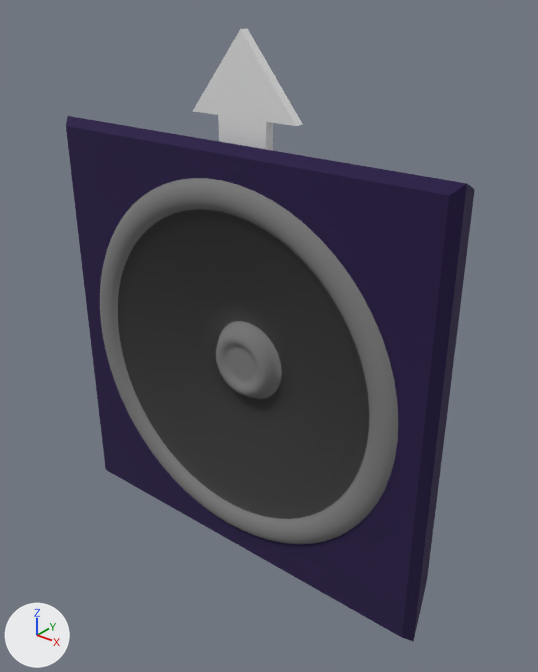
The glTF model share/covise/icons/speaker.glb, before and after one commit.
Before and after are seen from a 50 mm camera at (0.652, -1.095, 0.528) aimed at (-0.016, -0.261, 0.01). Arrows for +X, +Y and +Z are at lower left; the lights stay in place. The first picture is the older version. Where no turn or scale is listed for an object, it has been applied to the vertices.

Script lines for the objects in view, before the commit:
```python
mat_speakerbody = principled_material('SpeakerBody')
mat_speakerbody.base_color = (0.018, 0.00637, 0.0602)  # dark purple #241345
mat_speakerbody.roughness = 1.0
me_mesh = bpy.data.meshes.new('Mesh')
me_mesh.from_pydata(...)  # 1345 vertices, 2624 faces; spans x -0.286..0.286, y -0.387..-0.33, z -0.286..0.286
# faces by material slot: [1856, 768]
me_mesh.materials.append(mat_speakercover)  # grey #7c7c7c
me_mesh.materials.append(mat_speakerinner)  # dark grey #343434
me_plane = bpy.data.meshes.new('Plane')
me_plane.from_pydata(...)  # 14 vertices, 24 faces; spans x -0.089..0.089, y -0.337..-0.323, z 0.277..0.467
me_plane_002 = bpy.data.meshes.new('Plane.002')
me_plane_002.from_pydata(...)  # 48 vertices, 62 faces; spans x -0.331..0.331, y -0.378..-0.038, z -0.331..0.331
me_plane_002.materials.append(mat_speakerbody)  # dark purple #241345
ob_plane = bpy.data.objects.new('Plane', me_plane)
ob_plane.location = (0.0, 0.0, 0.0)
ob_plane_001 = bpy.data.objects.new('Plane.001', me_mesh)
ob_plane_001.location = (0.0, 0.0, 0.0)
ob_plane_002 = bpy.data.objects.new('Plane.002', me_plane_002)
ob_plane_002.location = (0.0, 0.0, 0.0)
```
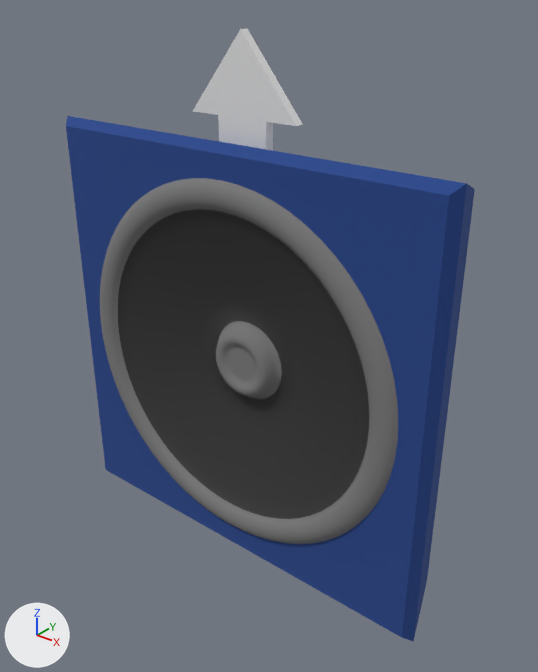
Commit message: AuralReality: brighter material on speaker icon

Scene script edits in JSON lines:
```json
{"op": "set", "path": "mat_speakerbody.base_color", "old": "(0.018, 0.00637, 0.0602)", "new": "(0.0192, 0.0616, 0.263)", "note": "dark purple #241345 -> blue #26468c"}
```

Boxes [x1, y1, x2, y2] around the edits, measured in the pictures (538 x 672 px):
```json
{"object": "Plane.002", "change": "recoloured", "before": [66, 116, 475, 641], "after": [66, 116, 475, 641], "on screen": "dark purple to blue"}
```
